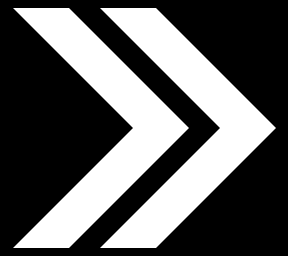
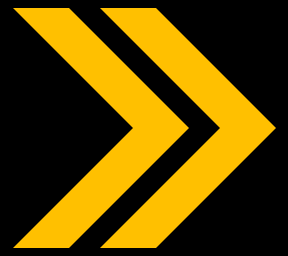
Before/after of a 288px x 256px layered artwork. What changed in the layer stack:
hid "Layer 4" over [13, 8, 276, 248]
showed "Layer 3" over [13, 8, 276, 248]
